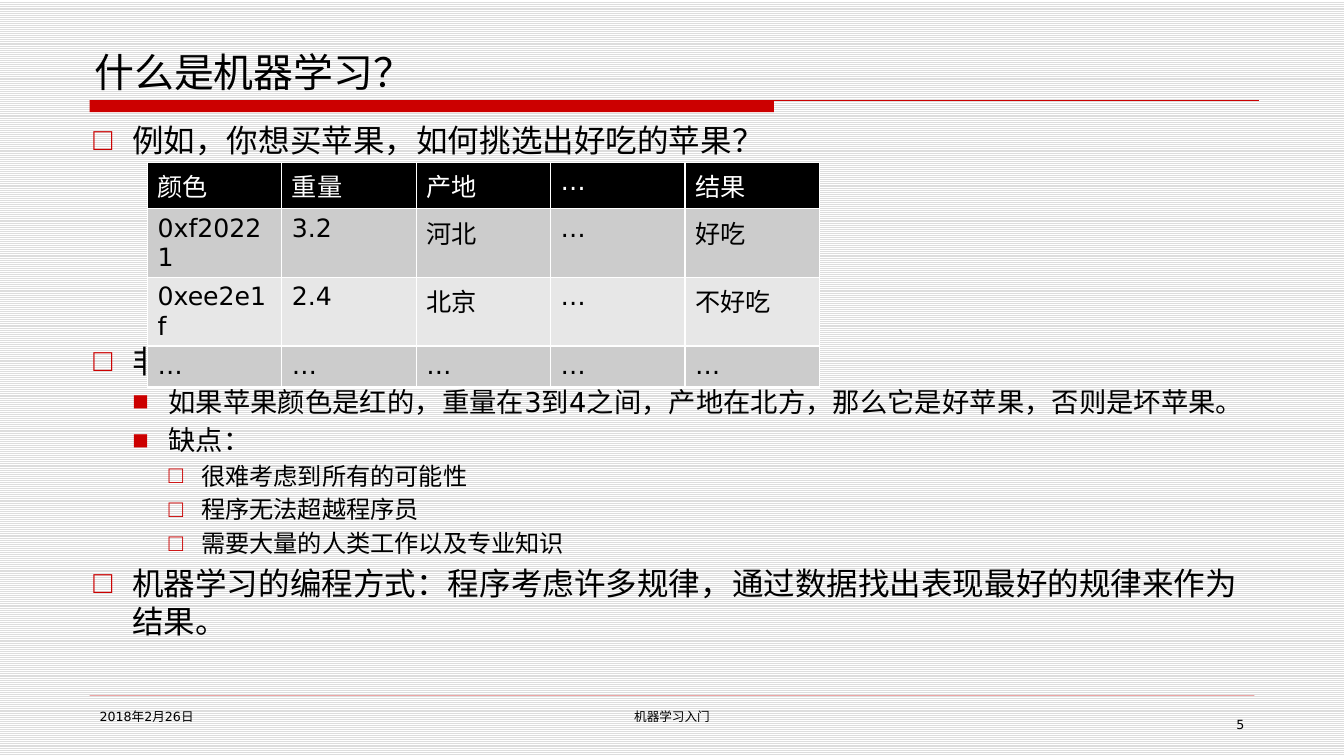
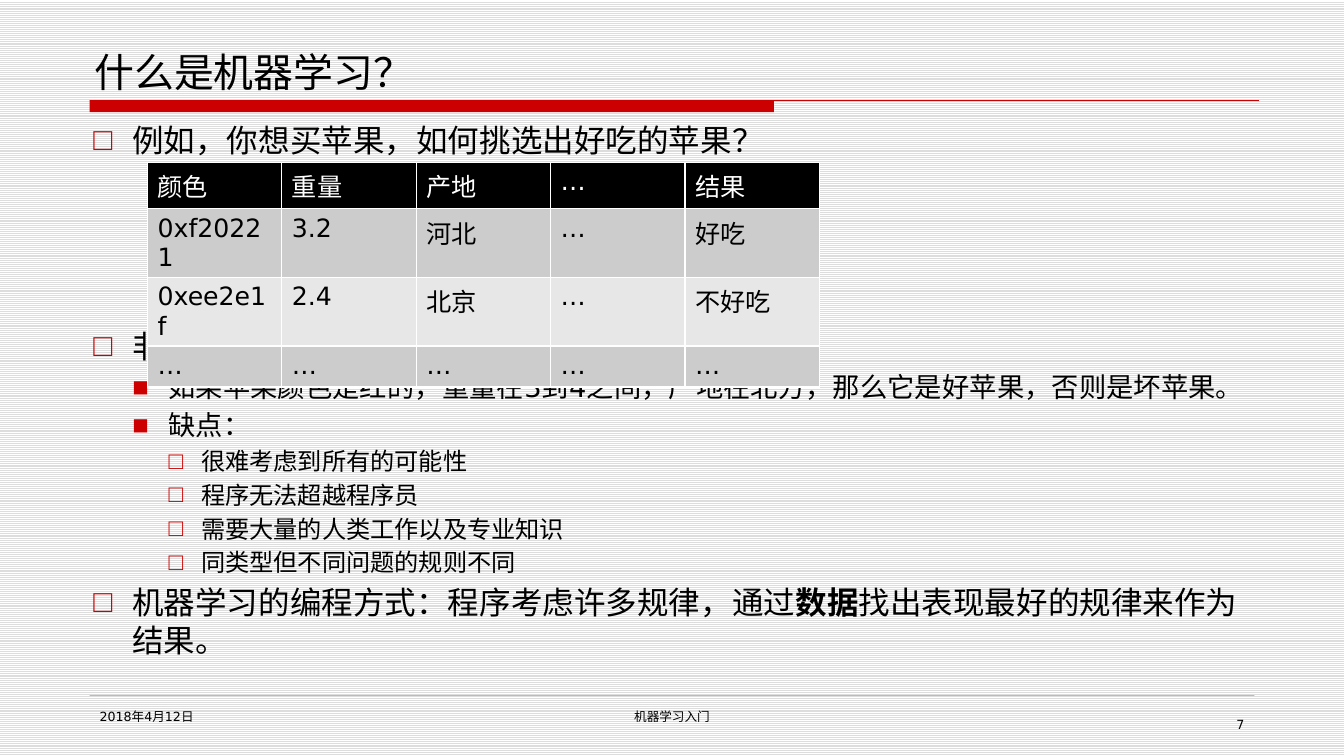
Before and after one commit to ztypl/MachineLearning, a slide deck: slide 7 of 机器学习入门.pptx (slide 5 before the commit). Drawn at 1344x756 pixels with LibreOffice and Linux fonts; fonts in the diff are those of the drawing; background and template pictures are left out. Boxes give left, top, right and bottom in pixels: in the first picture for what was removed or moved away, otherwise in the second. Text is boxed around its words. In the diff, an @@ line names an element or a change of style, - is before the commit and + after.

```diff
--- a/机器学习入门.pptx
+++ b/机器学习入门.pptx
@@ text at box(201, 550, 515, 573): paragraph added @@
+    □ 同类型但不同问题的规则不同
@@ text at box(132, 587, 1237, 655): bold on in "机器学习的编程方式：程序考虑许多规律，通过数据找出表现最好的规律来作为结果。" @@
@@ text at box(100, 710, 194, 722): text changed @@
-2018年2月26日
+2018年4月12日
@@ page number at box(1236, 719, 1244, 729): text changed @@
-5
+7
```
Also in this commit, not shown: 14 other slides changed, 3 slides added.
